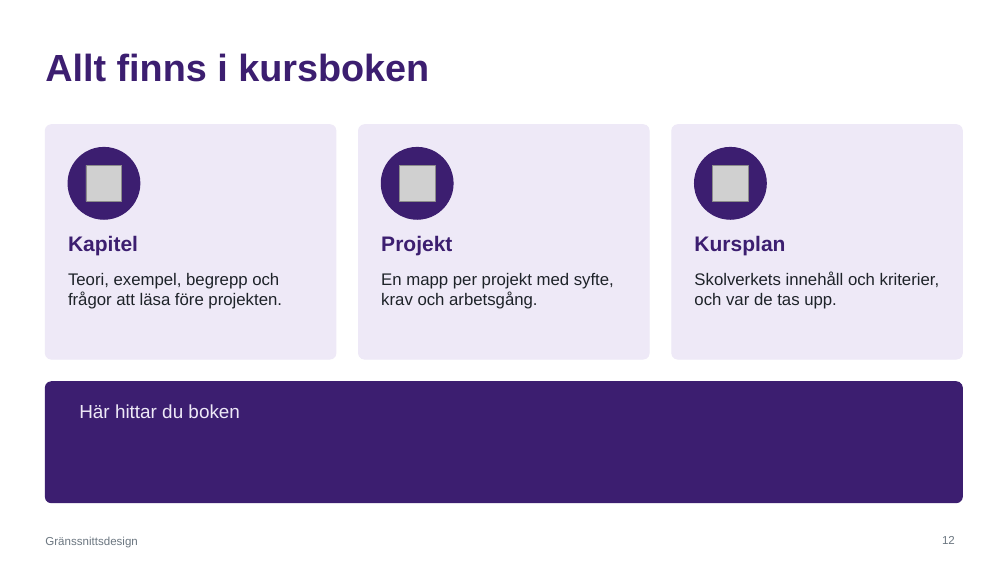
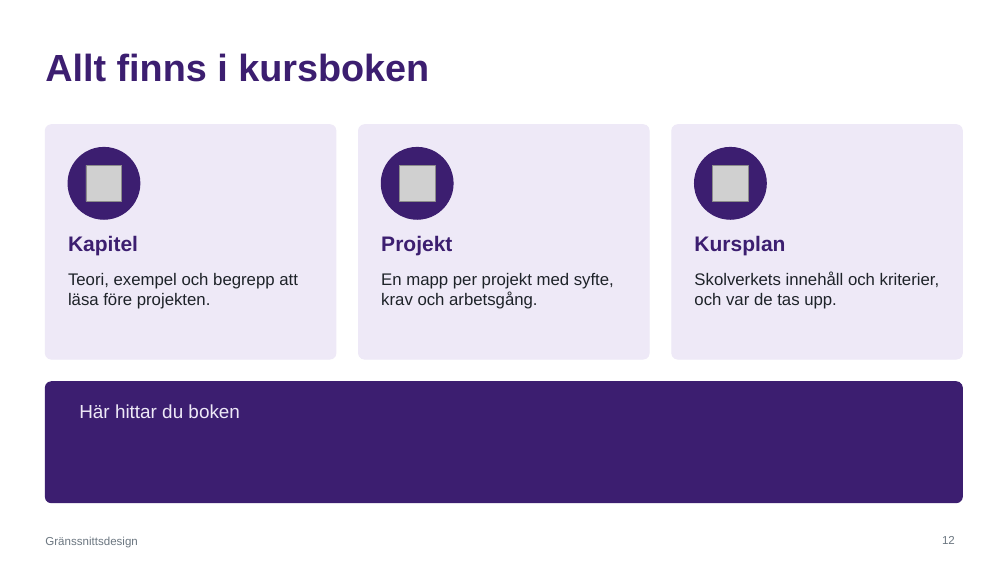
Before and after one commit to abbindustrigymnasium/granssnittsdesign, a slide deck: slide 12 of Gränssnittsdesign - Kurspresentation.pptx. Drawn at 1008x567 pixels with LibreOffice and Linux fonts; fonts in the diff are those of the drawing; grey boxes stand for pictures. Boxes give left, top, right and bottom in pixels: in the first picture for what was removed or moved away, otherwise in the second. Text is boxed around its words. In the diff, an @@ line names an element or a change of style, - is before the commit and + after.

```diff
--- a/Gränssnittsdesign - Kurspresentation.pptx
+++ b/Gränssnittsdesign - Kurspresentation.pptx
@@ text at (x1=68, y1=273, x2=298, y2=309): text changed @@
-Teori, exempel, begrepp och frågor att läsa före projekten.
+Teori, exempel och begrepp att läsa före projekten.
```
Also in this commit, not shown: 11 other files.
